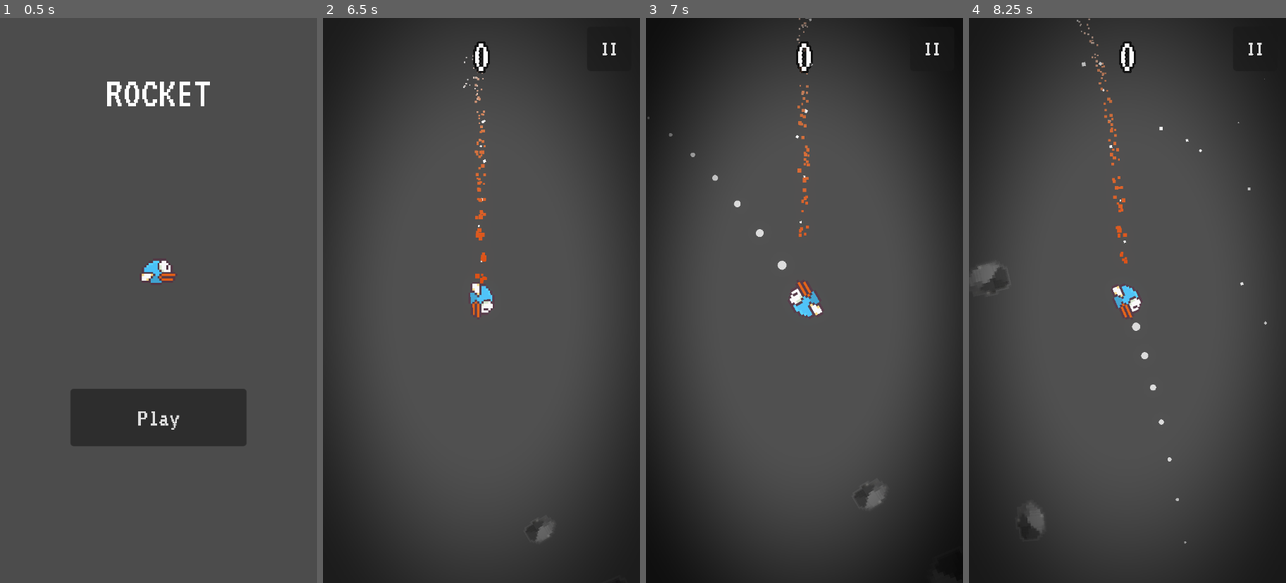
Above: before the commit, frames 1-4 (left to right).
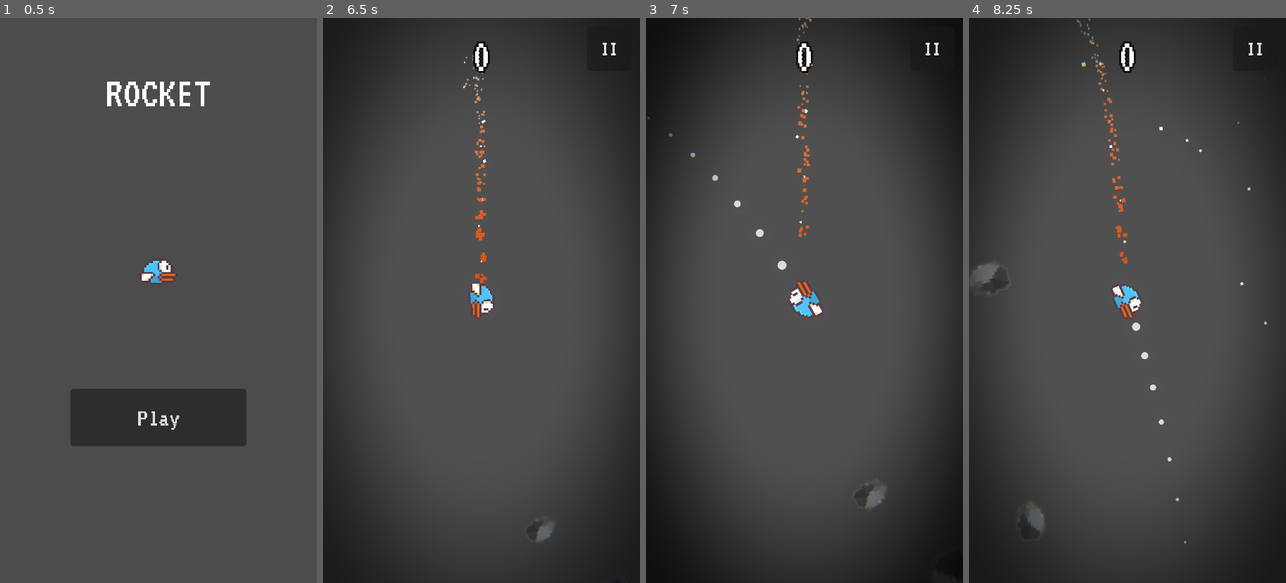
Above: after the commit, the same moments.

Repository: dunkbing/rocket2
Game: Godot game, scene res://main_menu.tscn
Same seed, same stepped clock (60 frames per second), same inputs: the game is played once before the commit and once after it.
Inputs (mouse positions are in pixels of both pictures, inside the frame that each line leads up to):
- Up to frame 1 (0.5 s): no input
- Up to frame 2 (6.5 s): click "Play" at 0.5 s; click "II" at 1.25 s; click "Restart" at 2 s; click "II" at 2.75 s; click "Restart" at 3.5 s; click "II" at 4.25 s; click "Restart" at 5 s; tap Enter at 5.75 s; move the mouse to (551, 272) at 5.77 s; click (551, 272) at 5.92 s
- Up to frame 3 (7 s): drag from (741, 328) to (788, 413) at 6.52 s
- Up to frame 4 (8.25 s): move the mouse to (1159, 176) at 7.27 s; click (1159, 176) at 7.42 s; drag from (1111, 413) to (1032, 215) at 8.02 s

Frame 1 is identical in both runs. In frame 2, less than 0.1% of the frame differs, in the area x 44-73%, y 6-93%; in frame 3, 0.1%; in frame 4, 0.2%, in the area x 2-95%, y 0-94%.

Commit message:
add chromatic_aberration.

Diff:
--- /dev/null
+++ b/chromatic_aberration.gdshader
@@ -0,0 +1,24 @@
+shader_type canvas_item;
+render_mode unshaded;
+
+uniform sampler2D screen_texture : hint_screen_texture, repeat_disable, filter_linear;
+
+uniform float strength : hint_range(0.0, 0.02, 0.0005) = 0.003;
+uniform float edge_start : hint_range(0.0, 1.0) = 0.15;
+uniform float edge_end : hint_range(0.0, 1.0) = 0.7;
+
+void fragment() {
+    vec2 centered_uv = SCREEN_UV - vec2(0.5);
+    float distance_to_center = length(centered_uv);
+
+    vec2 direction = normalize(centered_uv);
+    float edge_amount = smoothstep(edge_start, edge_end, distance_to_center);
+
+    vec2 offset = direction * strength * edge_amount;
+
+    float red = texture(screen_texture, SCREEN_UV + offset).r;
+    float green = texture(screen_texture, SCREEN_UV).g;
+    float blue = texture(screen_texture, SCREEN_UV - offset).b;
+
+    COLOR = vec4(red, green, blue, 1.0);
+}
--- a/main.tscn
+++ b/main.tscn
@@ -6,6 +6,7 @@
 [ext_resource type="PackedScene" uid="uid://cb1dkn6sfyxym" path="res://asteroid.tscn" id="4_ast"]
 [ext_resource type="PackedScene" uid="uid://cncgkuybi5txp" path="res://hud.tscn" id="5_hud"]
 [ext_resource type="Shader" uid="uid://d2q2eg2j68iyx" path="res://vignette.gdshader" id="6_7mycd"]
+[ext_resource type="Shader" uid="uid://kk1nlybn5fde" path="res://chromatic_aberration.gdshader" id="7_272bh"]
 
 [sub_resource type="Environment" id="Environment_2ueok"]
 background_mode = 3
@@ -22,11 +23,17 @@
 shader_parameter/softness = 0.45
 shader_parameter/intensity = 0.65
 
+[sub_resource type="ShaderMaterial" id="ShaderMaterial_7mycd"]
+shader = ExtResource("7_272bh")
+shader_parameter/strength = 0.003
+shader_parameter/edge_start = 0.2000000095
+shader_parameter/edge_end = 0.7
+
 [node name="Main" type="Node2D" unique_id=512084551]
 
 [node name="Rocket" parent="." unique_id=183115029 node_paths=PackedStringArray("vignette", "camera") instance=ExtResource("1_ig7tw")]
 position = Vector2(144, 256)
-vignette = NodePath("../PostFX/ColorRect")
+vignette = NodePath("../PostFX/VignetteRect")
 camera = NodePath("../Camera2D")
 
 [node name="Camera2D" type="Camera2D" parent="." unique_id=482363291 node_paths=PackedStringArray("target")]
@@ -46,7 +53,7 @@
 
 [node name="PostFX" type="CanvasLayer" parent="." unique_id=1982149608]
 
-[node name="ColorRect" type="ColorRect" parent="PostFX" unique_id=1615709649]
+[node name="VignetteRect" type="ColorRect" parent="PostFX" unique_id=1615709649]
 material = SubResource("ShaderMaterial_lquwl")
 anchors_preset = 15
 anchor_right = 1.0
@@ -54,3 +61,11 @@
 grow_horizontal = 2
 grow_vertical = 2
 mouse_filter = 2
+
+[node name="ChromaticAberrationRect" type="ColorRect" parent="PostFX" unique_id=1754120696]
+material = SubResource("ShaderMaterial_7mycd")
+anchors_preset = 15
+anchor_right = 1.0
+anchor_bottom = 1.0
+grow_horizontal = 2
+grow_vertical = 2
Not shown, added: chromatic_aberration.gdshader.uid
